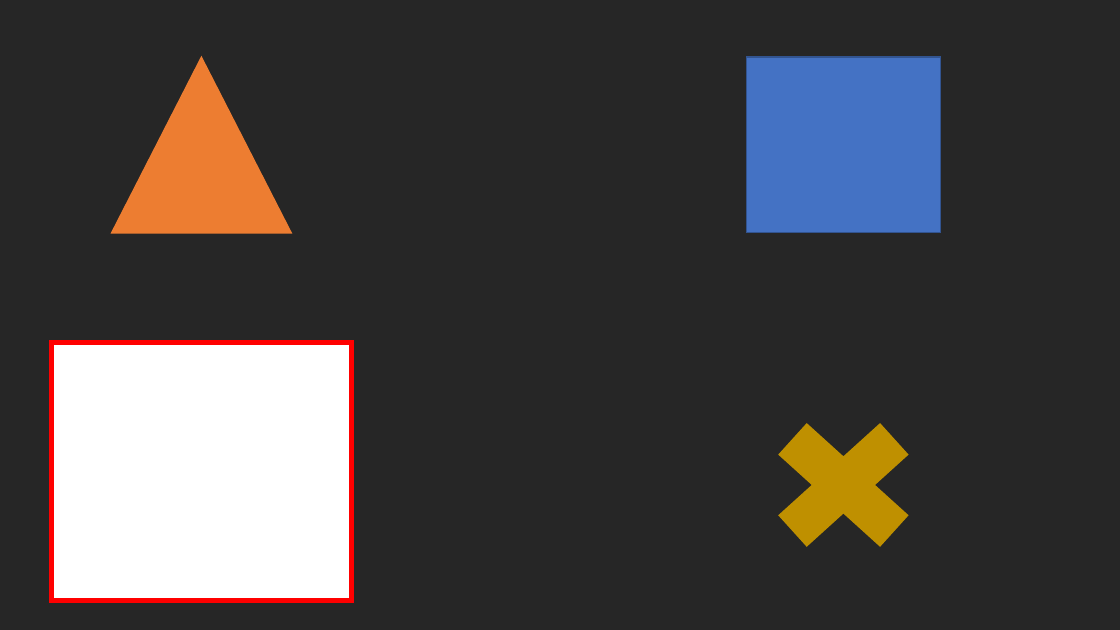
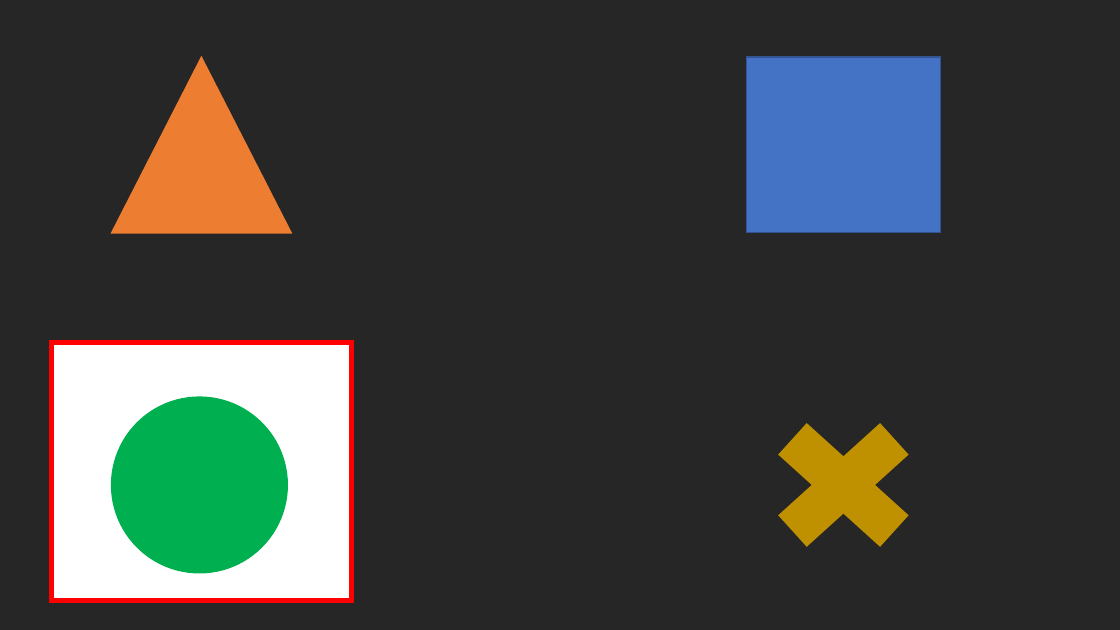
Before and after one commit to liranGur/gTec4ALS-Team-15, a slide deck: slide 19 of P300/TriggersBank/visual tirggers.pptx. Drawn at 1120x630 pixels with LibreOffice and Linux fonts; fonts in the diff are those of the drawing. Boxes give left, top, right and bottom in pixels: in the first picture for what was removed or moved away, otherwise in the second. Text is boxed around its words. In the diff, an @@ line names an element or a change of style, - is before the commit and + after.

```diff
--- a/P300/TriggersBank/visual tirggers.pptx
+++ b/P300/TriggersBank/visual tirggers.pptx
@@ ellipse added at [112, 397, 287, 573], fill #00B050, outline #00B050 1 pt @@
```
Also in this commit, not shown: 3 other slides changed, 6 other files.
